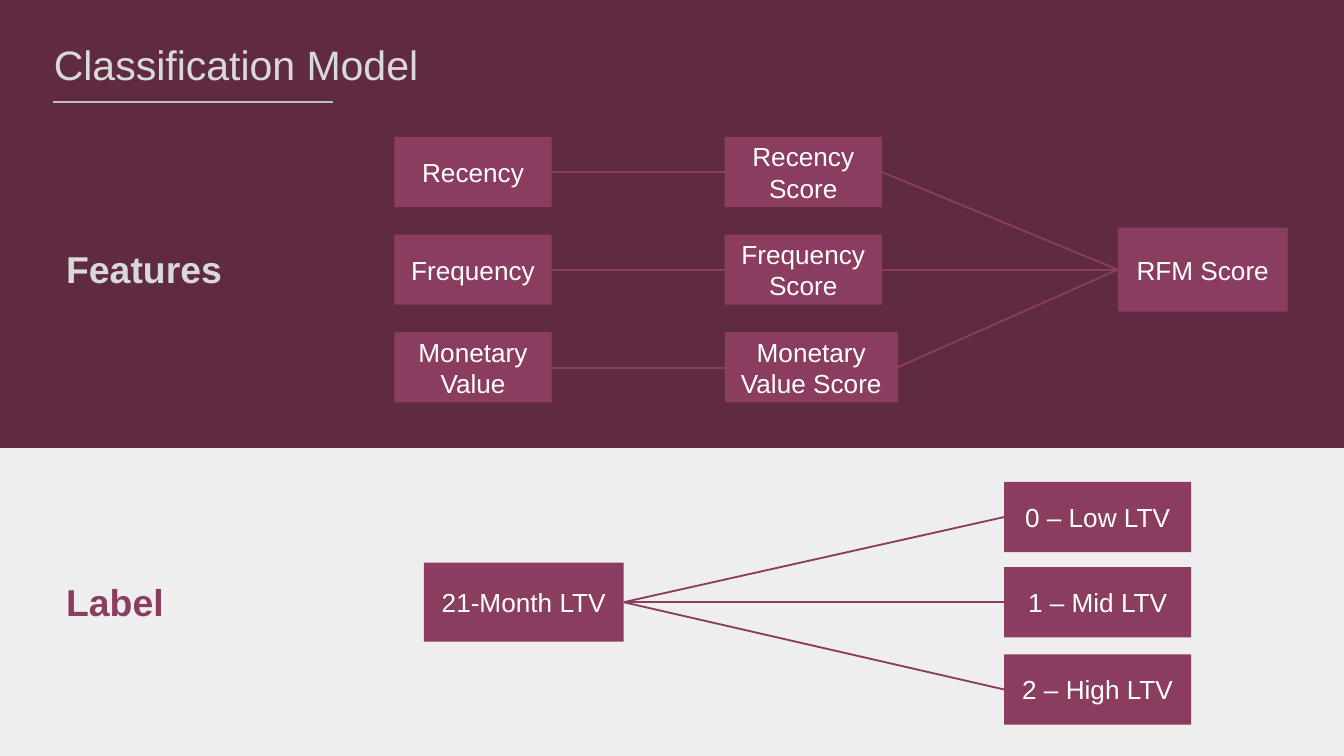
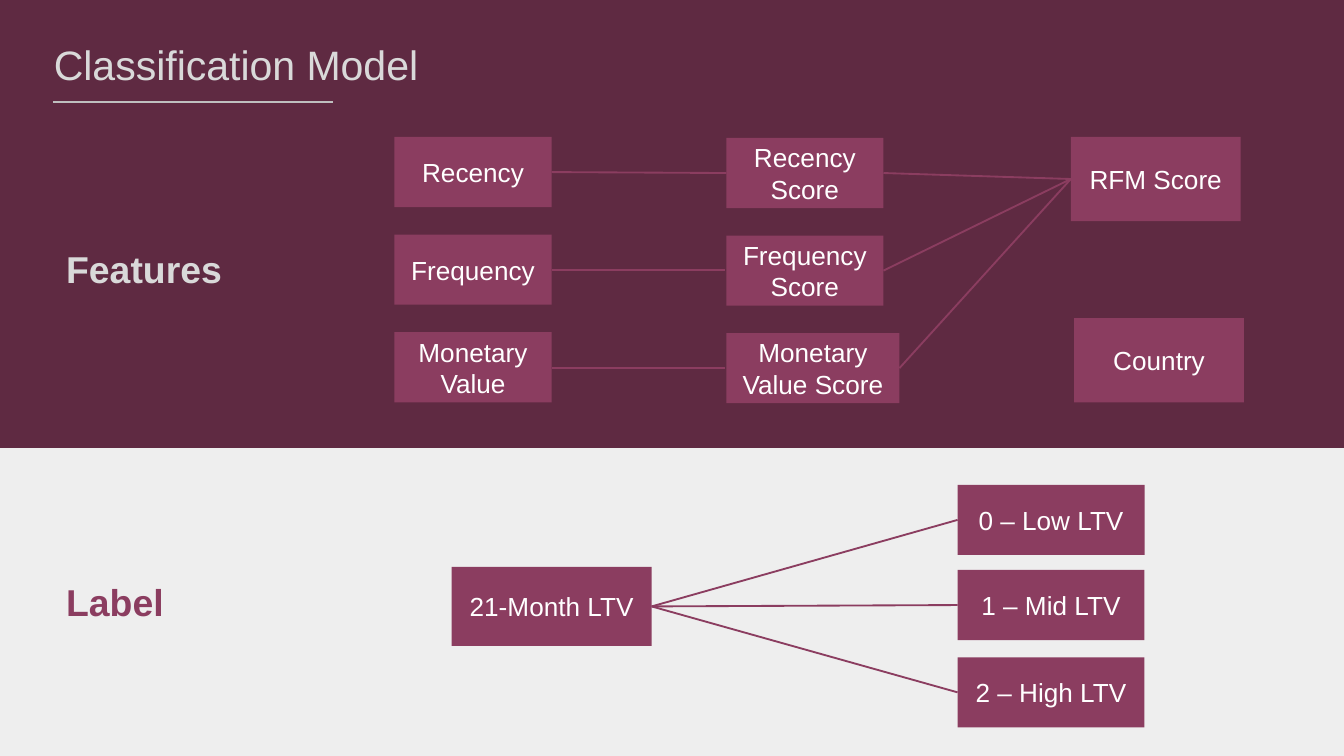
Before and after one commit to amythemirror/Customer_Lifetime_Value_Prediction, a slide deck: slide 7 of Final Presentation.pptx. Drawn at 1344x756 pixels with LibreOffice and Linux fonts; fonts in the diff are those of the drawing. Boxes give left, top, right and bottom in pixels: in the first picture for what was removed or moved away, otherwise in the second. Text is boxed around its words. In the diff, an @@ line names an element or a change of style, - is before the commit and + after.

```diff
--- a/Final Presentation.pptx
+++ b/Final Presentation.pptx
@@ rectangle "RFM Score": place and size @@
-rectangle "RFM Score" at box(1118, 227, 1288, 312)
+rectangle "RFM Score" at box(1071, 137, 1241, 222)
@@ line moved from (1118, 270) - (882, 172) to (1071, 179) - (883, 173) @@
@@ line moved from (882, 270) - (1118, 270) to (883, 270) - (1071, 179) @@
@@ line moved from (898, 367) - (1118, 270) to (899, 368) - (1071, 179) @@
@@ rectangle added at box(1074, 319, 1243, 403), fill #8B3D60, 14 pt, text #FFFFFF @@
+Country
@@ rectangle "0 – Low LTV": place and size @@
-rectangle "0 – Low LTV" at box(1004, 482, 1191, 552)
+rectangle "0 – Low LTV" at box(957, 485, 1144, 555)
@@ line moved from (624, 602) - (1004, 517) to (652, 606) - (957, 520) @@
@@ rectangle "21-Month LTV": place and size @@
-rectangle "21-Month LTV" at box(423, 563, 624, 642)
+rectangle "21-Month LTV" at box(452, 567, 652, 646)
@@ rectangle "1 – Mid LTV": place and size @@
-rectangle "1 – Mid LTV" at box(1004, 567, 1191, 637)
+rectangle "1 – Mid LTV" at box(957, 570, 1144, 640)
@@ line moved from (624, 602) - (1004, 689) to (652, 606) - (957, 692) @@
@@ line moved from (624, 602) - (1004, 602) to (652, 606) - (957, 605) @@
@@ rectangle "2 – High LTV": place and size @@
-rectangle "2 – High LTV" at box(1004, 655, 1191, 724)
+rectangle "2 – High LTV" at box(957, 657, 1144, 727)
```
Also in this commit, not shown: 3 other slides changed, 1 other file.
